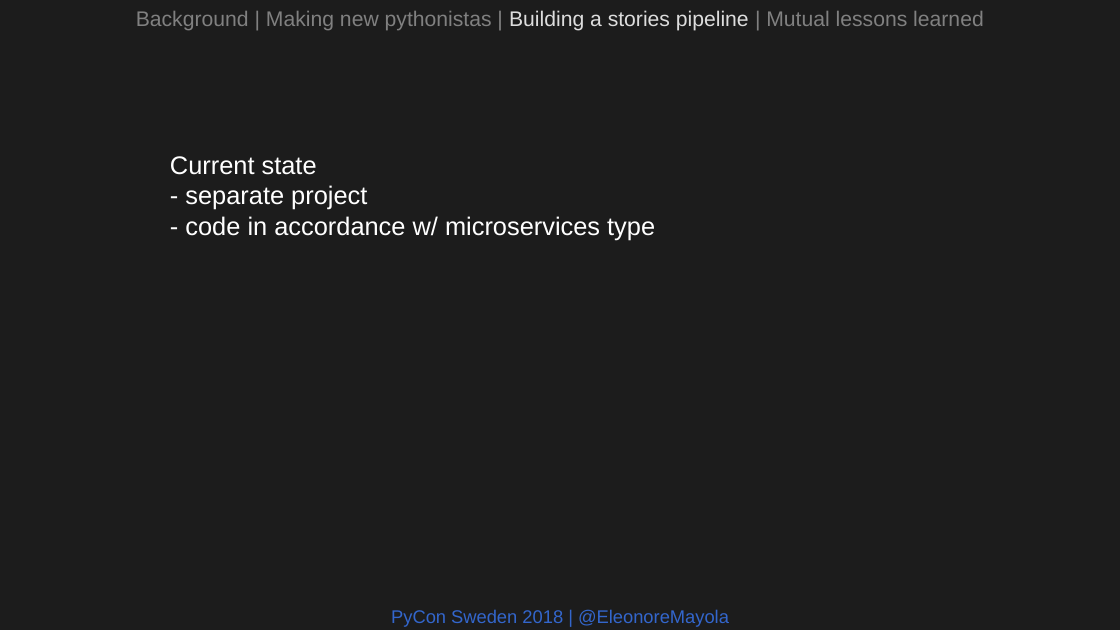
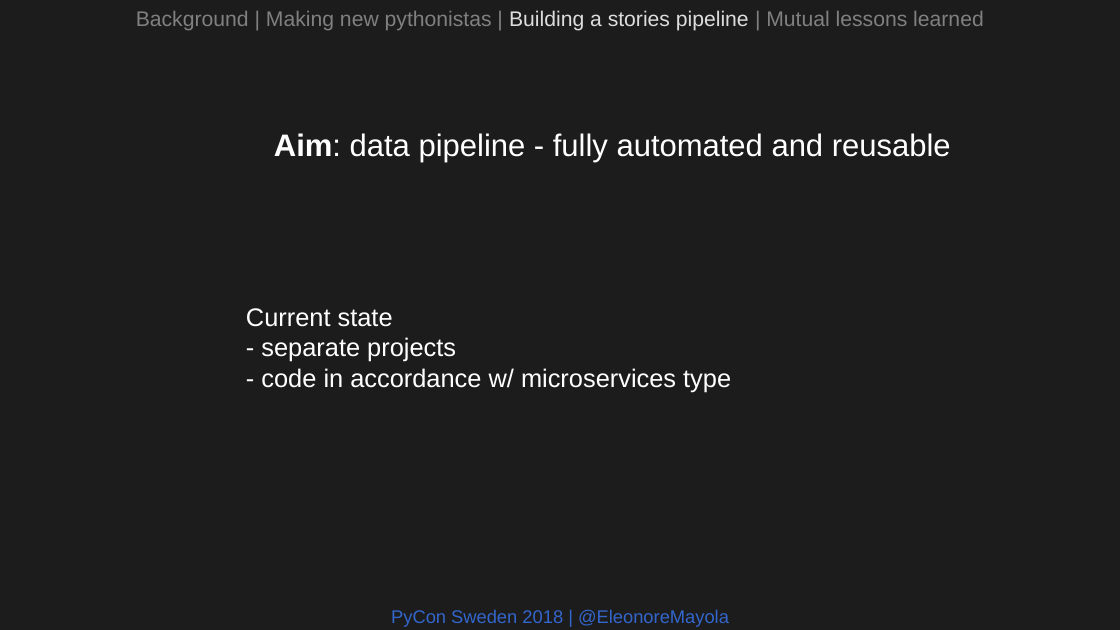
Before and after one commit to Eleonore9/-pyconse18, a slide deck: slide 15 of pyconse2018.odp (slide 14 before the commit). Drawn at 1120x630 pixels with LibreOffice and Linux fonts; fonts in the diff are those of the drawing. Boxes give left, top, right and bottom in pixels: in the first picture for what was removed or moved away, otherwise in the second. Text is boxed around its words. In the diff, an @@ line names an element or a change of style, - is before the commit and + after.

Commit message:
WIP pipeline slides slides

```diff
--- a/pyconse2018.odp
+++ b/pyconse2018.odp
@@ text added at [274, 133, 951, 162], 22 pt, text #FFFFFF @@
+Aim: data pipeline - fully automated and reusable
@@ text "Current state": place and size @@
-text "Current state" at [170, 156, 655, 240]
+text "Current state" at [246, 308, 731, 392]
@@ text at [261, 337, 456, 362]: text changed @@
-- separate project
+- separate projects
```
Also in this commit, not shown: 2 slides added, 1 slide removed.
